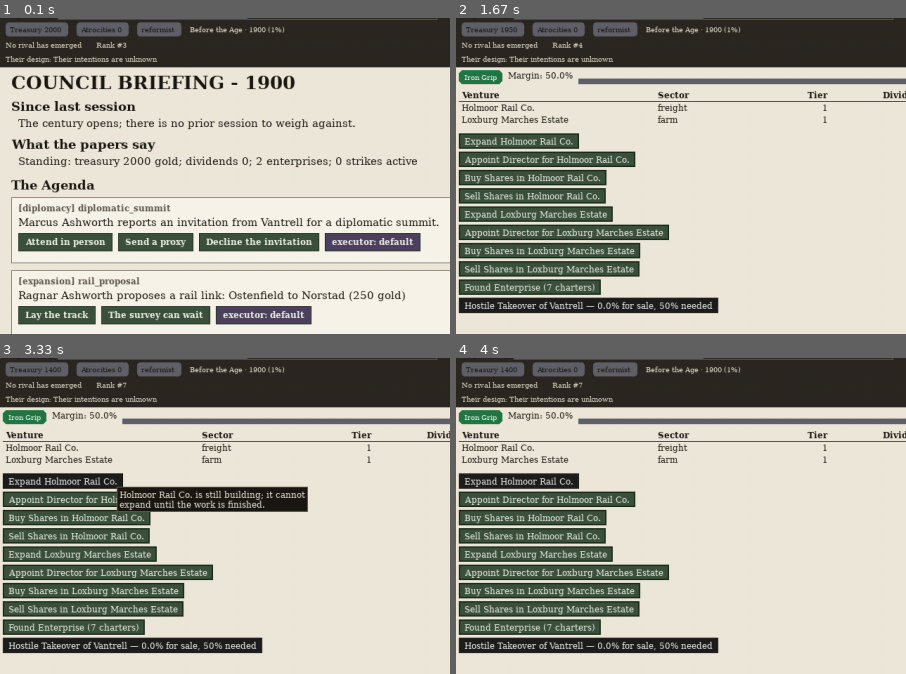
Above: before the commit, frames 1-4 (two rows, left to right).
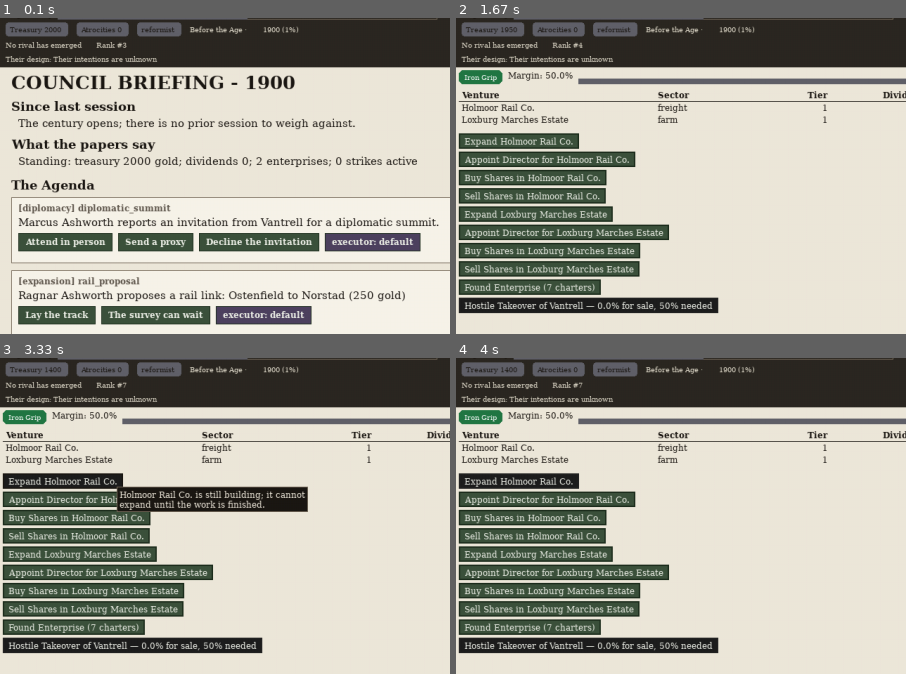
Above: after the commit, the same moments.

Repository: civersen222/Guilded-Age
Game: pygame game, started from gilded/__main__.py
Two runs of this game, one before a commit and one after it. Both use one fixed random seed, a clock stepped at 60 frames per second and the inputs below.
Inputs (mouse positions are % of the whole screen's width and height, from its top left):
- Up to frame 1 (0.1 s): no input
- Up to frame 2 (1.67 s): click "Enterprises" at 0.38 s; click (50, 56) at 0.72 s; click "Enterprises" at 1.05 s; click "Rule: diplomatic…" at 1.38 s
- Up to frame 3 (3.33 s): click (52, 16) at 1.72 s; click "Rule: rail proposal" at 2.05 s; click (47, 33) at 2.38 s; click (12, 28) at 3.22 s
- Up to frame 4 (4 s): click (81, 48) at 3.55 s
The pictures show only the part of the screen within x 0-50%, y 9-59%; the shares and areas given below are measured in that part.

The runs differ from the first frame. In frame 1, 0.1% of the frame differs, in the area x 55-67%, y 2-5%; in frame 2, 0.1%; in frame 3, 0.1%; in frame 4, 0.1%.

Commit message:
stage 18: split era chip into era title and era_sub so no integer sits within four tokens of 'Age'

Diff:
--- a/gilded/ui/broadsheet.py
+++ b/gilded/ui/broadsheet.py
@@ -215,7 +215,8 @@
         )
 
     # Texts
-    texts["era"] = f"{board.era_title} · {board.year} ({board.century_pct * 100:.0f}%)"
+    texts["era"] = f"{board.era_title} ·"
+    texts["era_sub"] = f" {board.year} ({board.century_pct * 100:.0f}%)"
     texts["rank"] = f"Rank #{board.rank}"
     # intent placeholder — filled by _draw_hud when game object is available
     texts["intent"] = ""
@@ -262,8 +263,9 @@
         w = surf.get_width() + 16
         chip_specs.append((key, w))
     surf_era = fs.render(model.texts["era"], True, INK)
-    era_w = surf_era.get_width() + 8
-    chip_specs.append(("era", era_w))
+    surf_era_sub = fs.render(model.texts["era_sub"], True, INK)
+    chip_specs.append(("era", surf_era.get_width() + 8))
+    chip_specs.append(("era_sub", surf_era_sub.get_width() + 4))
 
     n_items = len(chip_specs)
     total_gap = (n_items - 1) * 12
